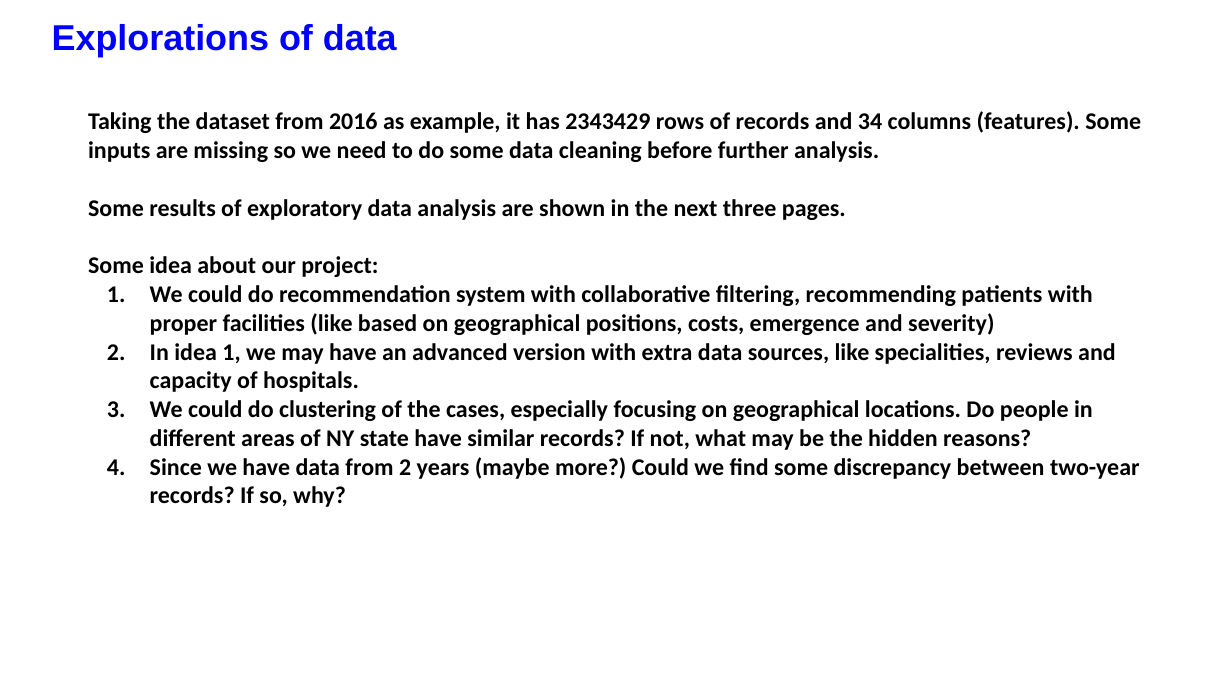
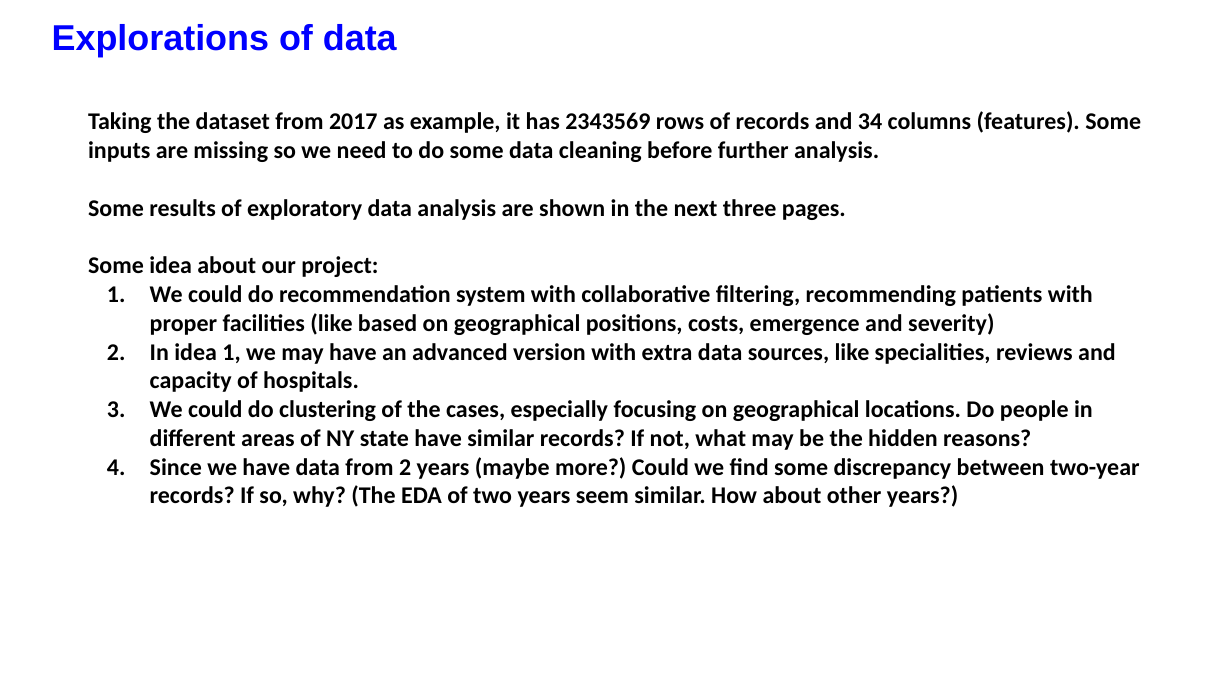
Before and after one commit to JingQian87/BigData, a slide deck: slide 8 of Project/BigData_Final_Project_Proposal.pptx. Drawn at 1232x693 pixels with LibreOffice and Linux fonts; fonts in the diff are those of the drawing; background and template pictures are left out. Boxes give left, top, right and bottom in pixels: in the first picture for what was removed or moved away, otherwise in the second. Text is boxed around its words. In the diff, an @@ line names an element or a change of style, - is before the commit and + after.

```diff
--- a/Project/BigData_Final_Project_Proposal.pptx
+++ b/Project/BigData_Final_Project_Proposal.pptx
@@ text at bbox=[88, 111, 1141, 162]: text changed @@
-Taking the dataset from 2016 as example, it has 2343429 rows of records and 34 columns (features). Some inputs are missing so we need to do some data cleaning before further analysis.
+Taking the dataset from 2017 as example, it has 2343569 rows of records and 34 columns (features). Some inputs are missing so we need to do some data cleaning before further analysis.
@@ text at bbox=[150, 457, 1140, 507]: text changed @@
-4. Since we have data from 2 years (maybe more?) Could we find some discrepancy between two-year records? If so, why?
+4. Since we have data from 2 years (maybe more?) Could we find some discrepancy between two-year records? If so, why? (The EDA of two years seem similar. How about other years?)
```
Also in this commit, not shown: 2 other slides changed, 1 slide added, 1 slide removed, 3 other files.
